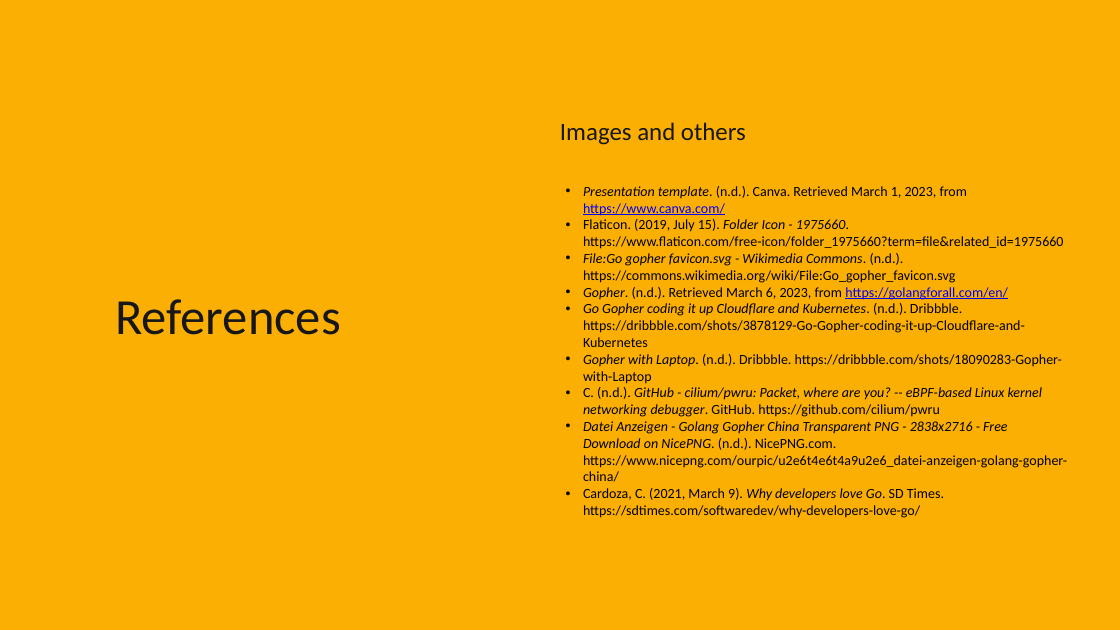
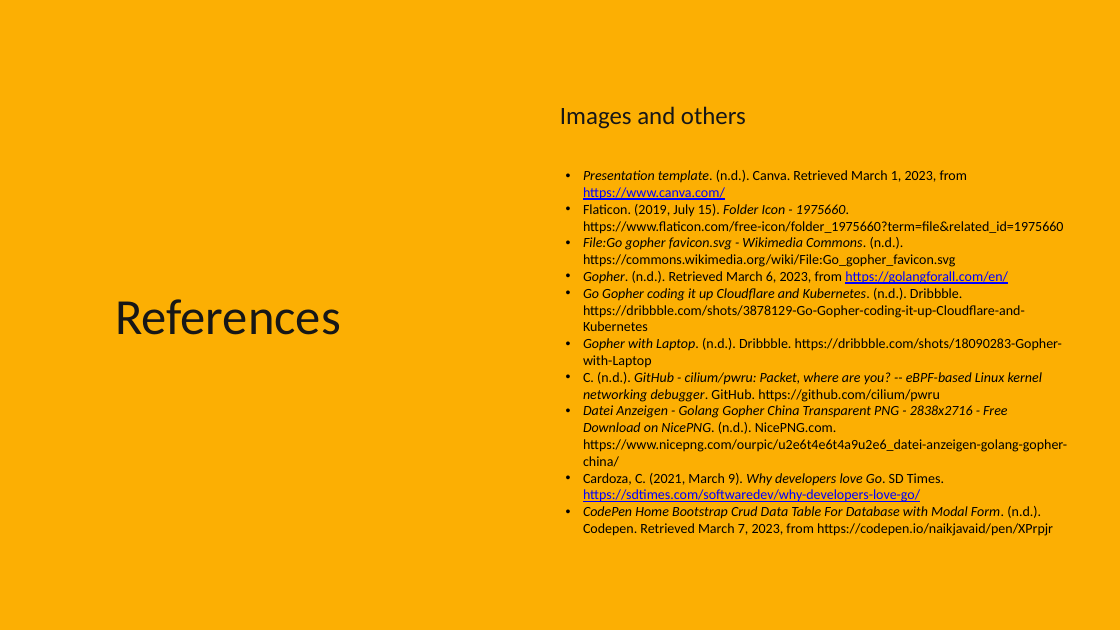
Before and after one commit to yaskk/ResearchProject-Go, a slide deck: slide 22 of Go.pptx. Drawn at 1120x630 pixels with LibreOffice and Linux fonts; fonts in the diff are those of the drawing. Boxes give left, top, right and bottom in pixels: in the first picture for what was removed or moved away, otherwise in the second. Text is boxed around its words. In the diff, an @@ line names an element or a change of style, - is before the commit and + after.

Commit message:
Small fixes in presentation

```diff
--- a/Go.pptx
+++ b/Go.pptx
@@ text "Images and others": place and size @@
-text "Images and others" at [560, 122, 746, 145]
+text "Images and others" at [560, 106, 746, 129]
@@ text "Presentation template. (n.d.). Canva. Retrieved ...": place and size @@
-text "Presentation template. (n.d.). Canva. Retrieved ..." at [583, 186, 1067, 518]
+text "Presentation template. (n.d.). Canva. Retrieved ..." at [583, 170, 1067, 536]
@@ text at [583, 473, 944, 502]: text colour #000000 to #0000FF, underline on in "https://sdtimes.com/softwaredev/why-developers-love-go/" @@
@@ text at [583, 506, 1053, 536]: paragraph added @@
+• CodePen Home Bootstrap Crud Data Table For Database with Modal Form. (n.d.). Codepen. Retrieved March 7, 2023, from https://codepen.io/naikjavaid/pen/XPrpjr
```
Also in this commit, not shown: 1 other slide changed, 1 other file.
